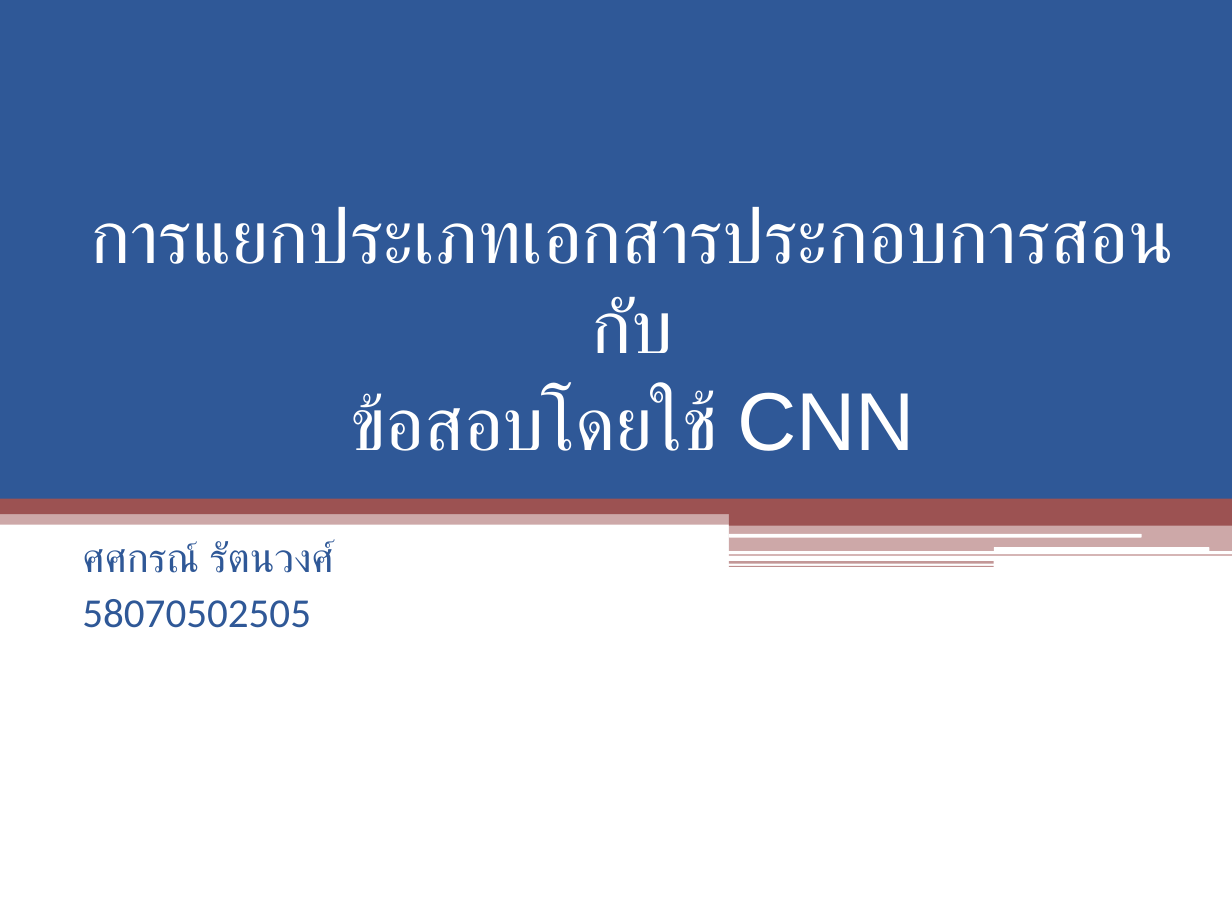
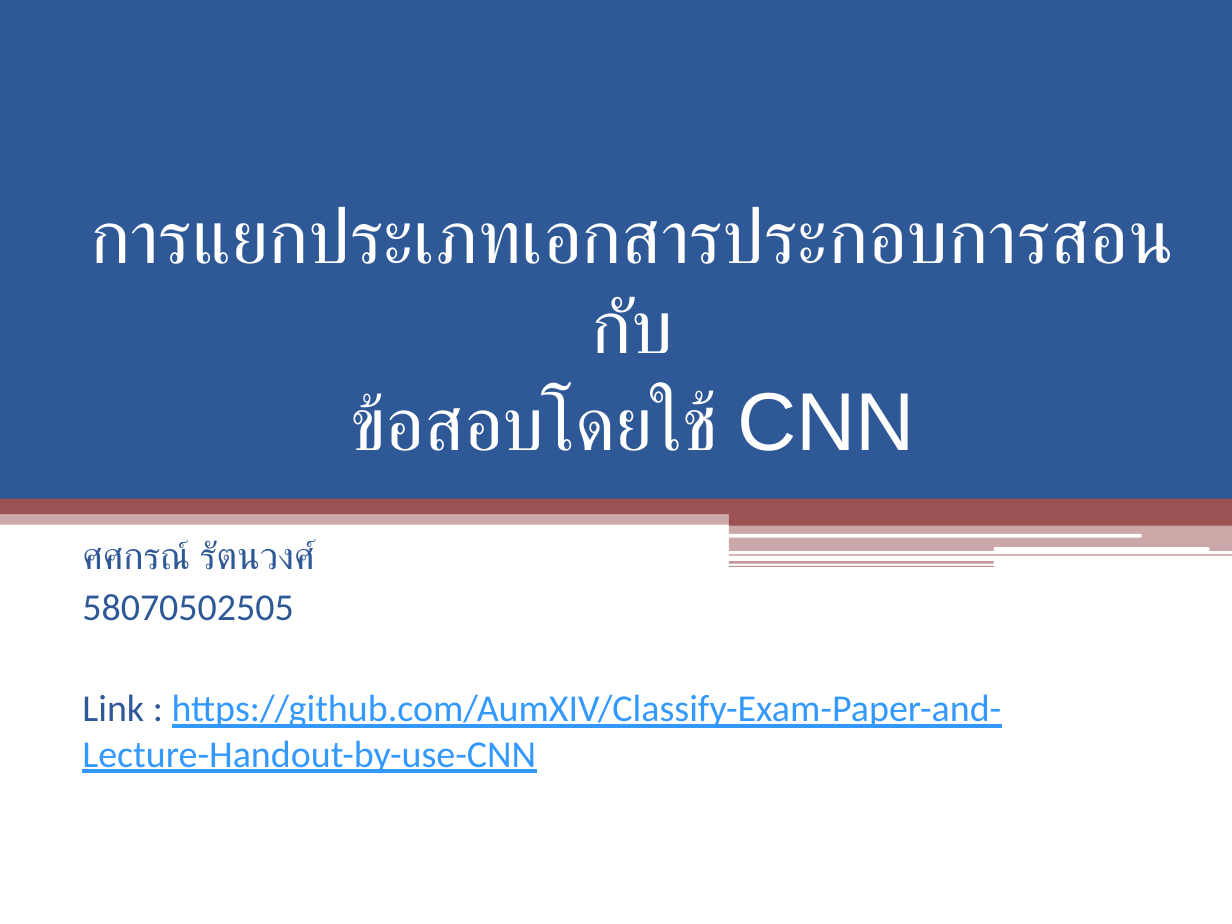
Before and after one commit to AumXIV/-CNN, a slide deck: slide 1 of Presentation.pptx. Drawn at 1232x924 pixels with LibreOffice and Linux fonts; fonts in the diff are those of the drawing. Boxes give left, top, right and bottom in pixels: in the first picture for what was removed or moved away, otherwise in the second. Text is boxed around its words. In the diff, an @@ line names an element or a change of style, - is before the commit and + after.

```diff
--- a/Presentation.pptx
+++ b/Presentation.pptx
@@ subtitle at (x1=82, y1=539, x2=317, y2=621): size 24 to 22.2 pt in "ศศกรณ์ รัตนวงศ์", "58070502505" @@
@@ subtitle at (x1=82, y1=694, x2=1002, y2=773): paragraph added @@
+Link : https://github.com/AumXIV/Classify-Exam-Paper-and-Lecture-Handout-by-use-CNN
```
